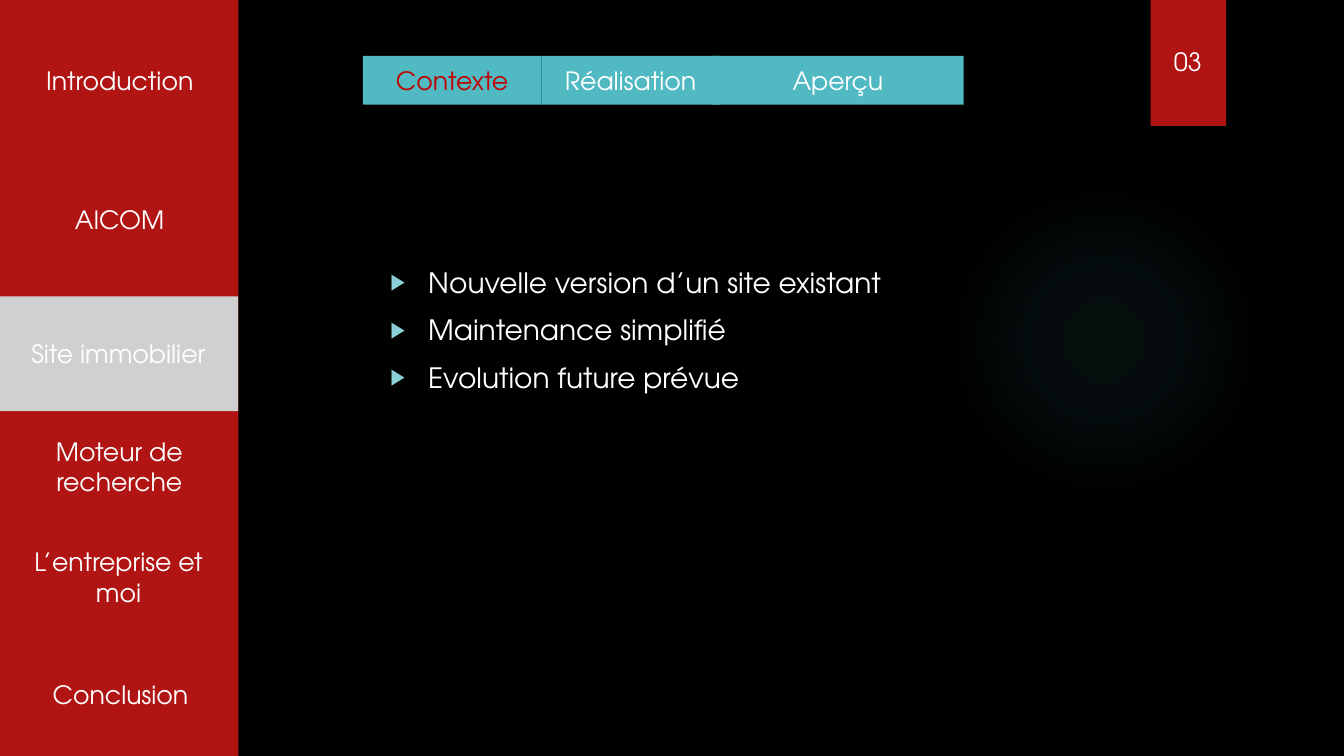
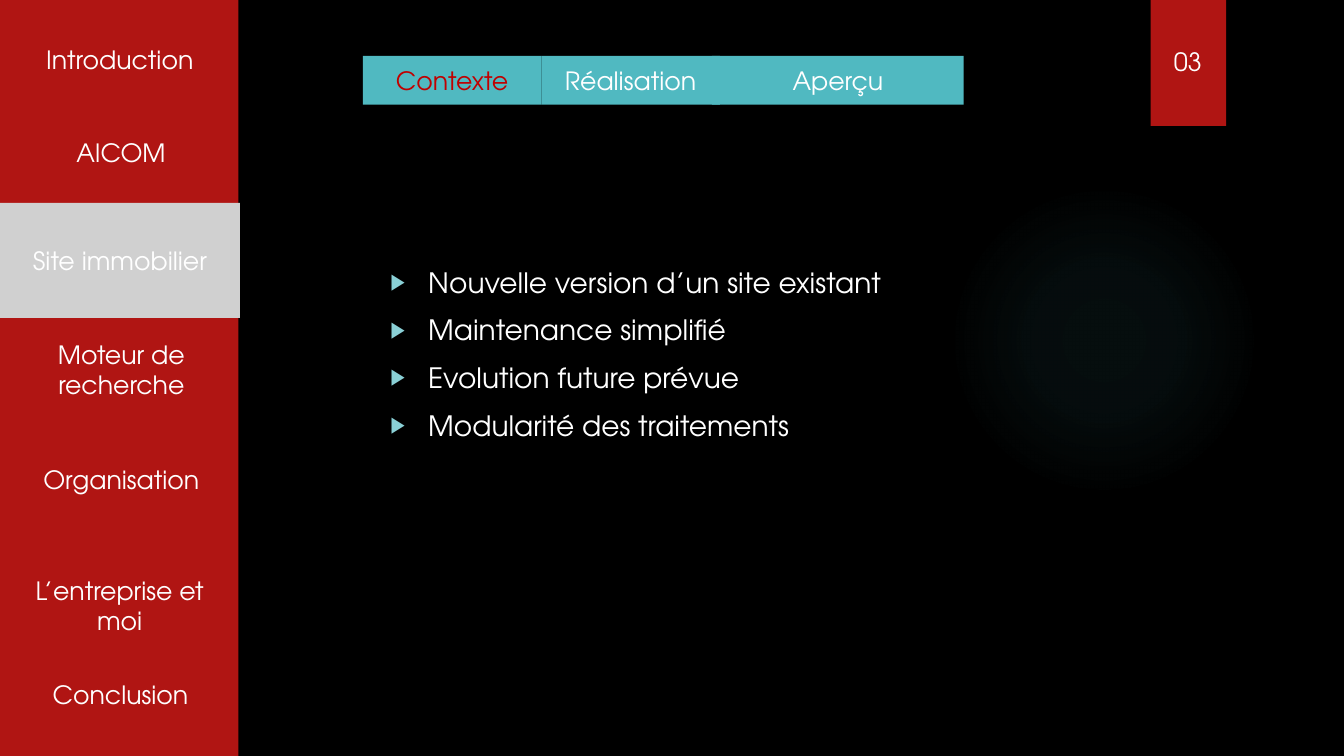
Before and after one commit to tochyvn/ma_banque_document, a slide deck: slide 6 of Aviaco france.pptx. Drawn at 1344x756 pixels with LibreOffice and Linux fonts; fonts in the diff are those of the drawing; grey boxes stand for pictures; background and template pictures are left out. Boxes give left, top, right and bottom in pixels: in the first picture for what was removed or moved away, otherwise in the second. Text is boxed around its words. In the diff, an @@ line names an element or a change of style, - is before the commit and + after.

```diff
--- a/Aviaco france.pptx
+++ b/Aviaco france.pptx
@@ text "Introduction" moved from (x1=46, y1=71, x2=193, y2=91) to (x1=46, y1=50, x2=193, y2=70) @@
@@ text "AICOM" moved from (x1=75, y1=210, x2=164, y2=230) to (x1=76, y1=143, x2=165, y2=163) @@
@@ picture "Site immobilier" moved from (x1=0, y1=296, x2=238, y2=411) to (x1=0, y1=203, x2=240, y2=318) @@
@@ text "Moteur de recherche" moved from (x1=56, y1=442, x2=183, y2=492) to (x1=58, y1=345, x2=185, y2=395) @@
@@ text at (x1=428, y1=414, x2=789, y2=437): paragraph added @@
+▶ Modularité des traitements
@@ text added at (x1=43, y1=470, x2=199, y2=495), 18 pt, text #FFFFFF @@
+Organisation
@@ text "L’entreprise et moi" moved from (x1=34, y1=552, x2=202, y2=603) to (x1=36, y1=581, x2=203, y2=631) @@
```
Also in this commit, not shown: 9 other slides changed.
